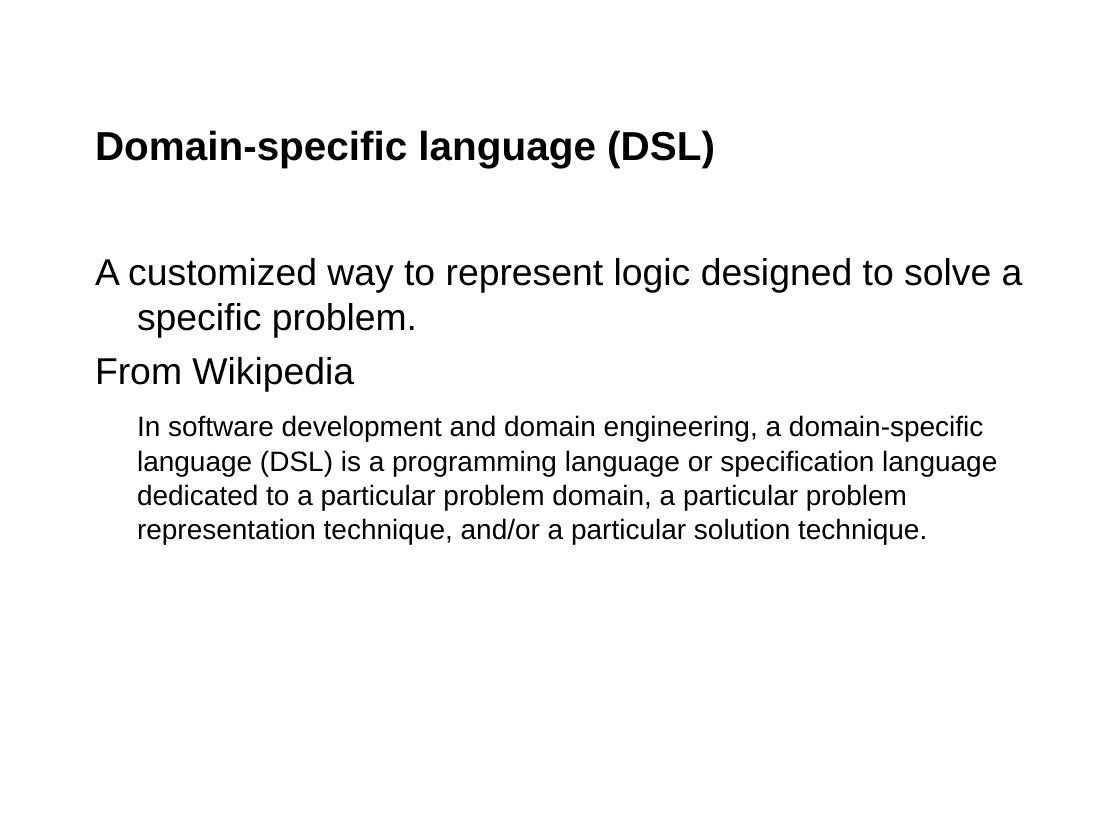
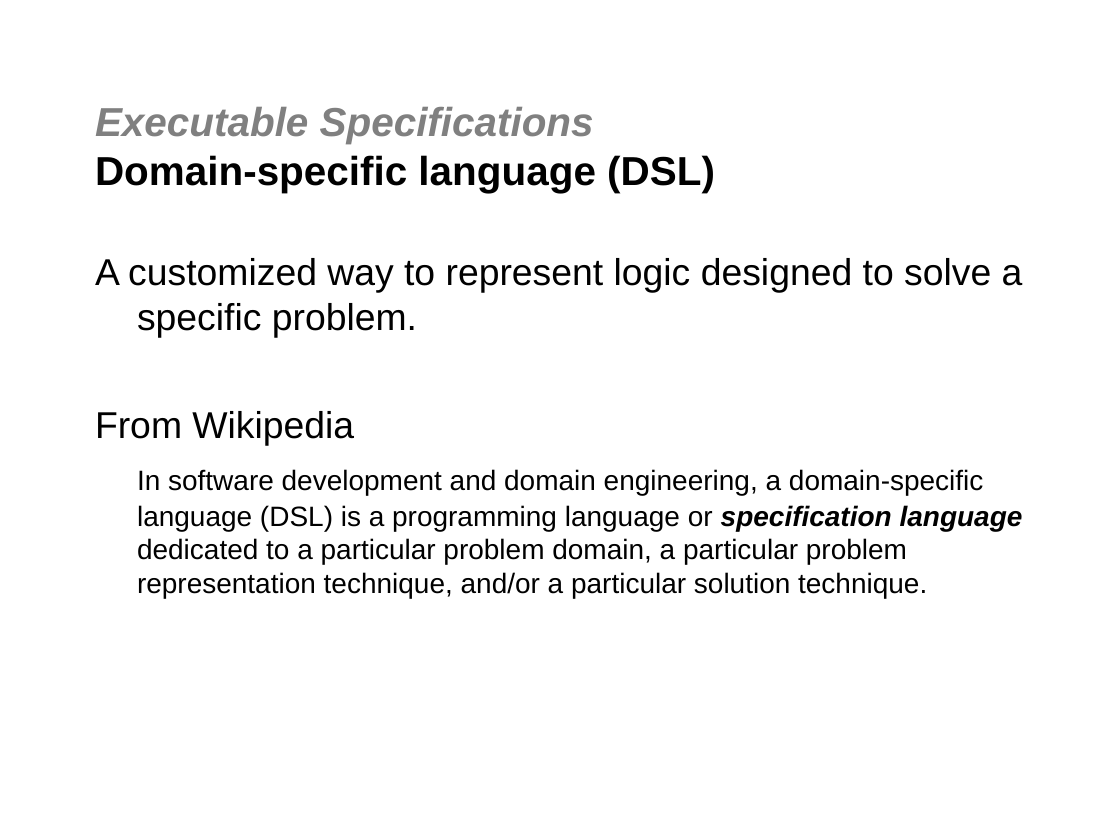
Before and after one commit to jgoodsen/agile2010, a slide deck: slide 4 of dsl.ppt (slide 3 before the commit). Drawn at 1120x840 pixels with LibreOffice and Linux fonts; fonts in the diff are those of the drawing; background and template pictures are left out. Boxes give left, top, right and bottom in pixels: in the first picture for what was removed or moved away, otherwise in the second. Text is boxed around its words. In the diff, an @@ line names an element or a change of style, - is before the commit and + after.

```diff
--- a/dsl.ppt
+++ b/dsl.ppt
@@ title at bbox=[95, 107, 715, 192]: text changed @@
-Domain-specific language (DSL)
+Executable Specifications
+Domain-specific language (DSL)
@@ text at bbox=[137, 469, 1023, 598]: bold on, italic on in "specification language" @@
```
Also in this commit, not shown: 3 other slides changed, 6 slides added, 18 slides removed, 7 other files.
